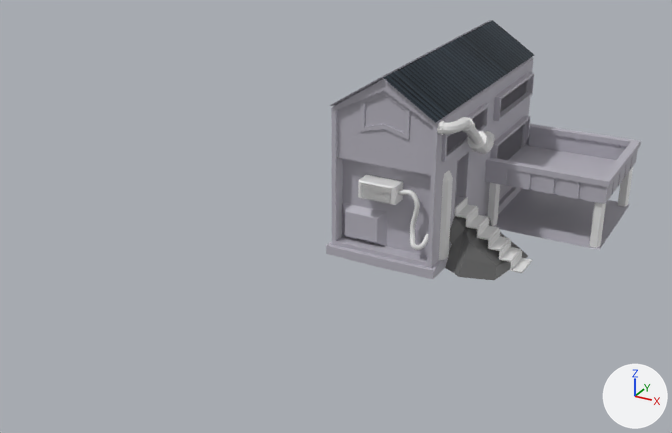
What one commit did to the Blender file Maison.blend.
The view is the same before and after, from a camera (50 mm lens) standing at (48.2, -63.7, 44.5) and looking at (6.4, 12.2, 6.5). Every picture has the same lights, and +X, +Y and +Z are marked at lower right.

Objects in the first picture: 'BezierCurve', 'BezierCurve.001', 'Cube', 'Cube.001', 'Cube.002', 'Cube.003', 'Escalier', 'Maison', 'Piliers'.
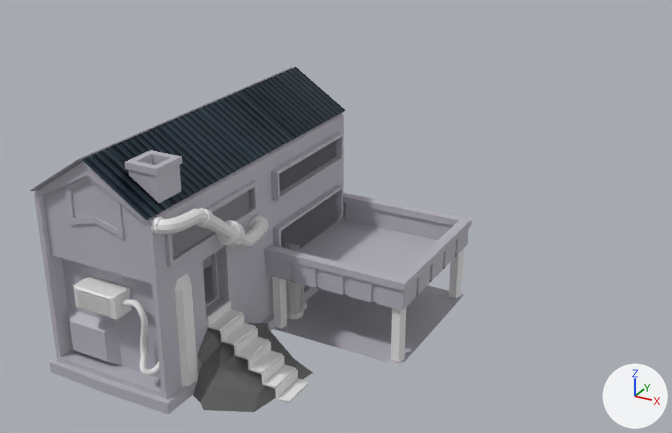
Diff of the bpy script that builds the scene:
```diff
--- a/Maison.blend.py
+++ b/Maison.blend.py
@@ me_cube_002 @@
-me_cube_002.from_pydata(...)  # 598 vertices, 525 faces; spans x -6.6..20.0, y -15.6..15.6, z -1.0..19.8
+me_cube_002.from_pydata(...)  # 626 vertices, 551 faces; spans x -6.6..20.0, y -15.6..15.6, z -1.0..19.8
+# me_cube_002 part 1: a new loose piece of 28 vertices spanning x 2.4..5.5, y -13.4..-10.3, z 15.9..19.3, in mat_mur (grey #b7b4be)
 me_cube_002.materials.append(mat_mur)
@@ me_plane @@
 me_plane.from_pydata(...)  # 12 vertices, 10 faces; spans x 0.03..1.36, y -1.71..1.67, z -3.62..-2.62
+# me_plane part 2: the loose piece of 12 vertices spanning x 0.03..1.36, y -1.71..1.67, z -3.62..-2.62 is copied, and the copy is moved by (1.33, 0.0, -1.0); it spans x 1.36..2.69, y -1.71..1.67, z -4.62..-3.62
+# me_plane part 3: the loose piece of 12 vertices spanning x 0.03..1.36, y -1.71..1.67, z -3.62..-2.62 is copied, and the copy is moved by (2.66, 0.0, -1.99); it spans x 2.69..4.01, y -1.71..1.67, z -5.62..-4.62
+# me_plane part 4: the loose piece of 12 vertices spanning x 0.03..1.36, y -1.71..1.67, z -3.62..-2.62 is copied, and the copy is moved by (3.99, 0.0, -2.99); it spans x 4.01..5.34, y -1.71..1.67, z -6.61..-5.62
+# me_plane part 5: the loose piece of 12 vertices spanning x 0.03..1.36, y -1.71..1.67, z -3.62..-2.62 is copied, and the copy is moved by (5.31, 0.0, -3.99); it spans x 5.34..6.67, y -1.71..1.67, z -7.61..-6.61
+# me_plane part 6: the loose piece of 12 vertices spanning x 0.03..1.36, y -1.71..1.67, z -3.62..-2.62 is copied, and the copy is moved by (6.64, 0.0, -4.99); it spans x 6.67..8.0, y -1.71..1.67, z -8.61..-7.61
 me_plane.materials.append(mat_wood)
@@ ob_maison @@
 ob_maison = bpy.data.objects.new('Maison', me_cube_002)
-ob_maison.location = (8.99, 32.47, 0.4)
+ob_maison.location = (-0.15, 0.07, 0.66)
@@ ob_escalier @@
 ob_escalier = bpy.data.objects.new('Escalier', me_plane)
-ob_escalier.location = (14.92, 24.97, 7.74)
-_m = ob_escalier.modifiers.new('Array', 'ARRAY')
-_m.count = 6
-_m.constant_offset_displace = (0.0, 0.0, 0.0)
-_m.relative_offset_displace = (1.0, 0.0, -1.0)
+ob_escalier.location = (5.78, -7.43, 8.0)
@@ ob_piliers @@
 ob_piliers = bpy.data.objects.new('Piliers', me_cylinder)
-ob_piliers.location = (27.98, 33.35, 0.44)
+ob_piliers.location = (18.85, 0.95, 0.7)
@@ ob_beziercurve @@
 ob_beziercurve = bpy.data.objects.new('BezierCurve', me_beziercurve)
-ob_beziercurve.location = (14.92, 18.17, 15.51)
+ob_beziercurve.location = (5.78, -14.23, 15.77)
@@ ob_cube @@
 ob_cube = bpy.data.objects.new('Cube', me_cube)
-ob_cube.location = (8.56, 18.02, 7.78)
+ob_cube.location = (-0.57, -14.38, 8.04)
 ob_cube.scale = (2.14, 1.0, 1.0)
@@ ob_beziercurve_001 @@
 ob_beziercurve_001 = bpy.data.objects.new('BezierCurve.001', me_beziercurve_001)
-ob_beziercurve_001.location = (10.71, 18.11, 7.85)
+ob_beziercurve_001.location = (1.57, -14.3, 8.11)
@@ ob_cube_001 @@
 ob_cube_001 = bpy.data.objects.new('Cube.001', me_cube_001)
-ob_cube_001.location = (6.77, 17.1, 8.4)
+ob_cube_001.location = (-2.36, -15.3, 8.66)
 _m = ob_cube_001.modifiers.new('Array', 'ARRAY')
@@ ob_cube_002 @@
 ob_cube_002 = bpy.data.objects.new('Cube.002', me_cube_004)
-ob_cube_002.location = (17.44, 24.09, 0.97)
+ob_cube_002.location = (8.31, -8.31, 1.23)
 ob_cube_002.scale = (0.804, 0.804, 0.804)
@@ ob_cube_003 @@
 ob_cube_003 = bpy.data.objects.new('Cube.003', me_cube_005)
-ob_cube_003.location = (14.96, 20.5, 0.43)
+ob_cube_003.location = (5.83, -11.9, 0.69)
@@ ob_beziercurve_004 @@
+ob_beziercurve_004 = bpy.data.objects.new('BezierCurve.004', me_beziercurve_004)  # 648 vertices, 624 faces; spans x -9.2..-3.0, y 7.4..11.0, z -1.1..16.1
+ob_beziercurve_004.location = (6.71, 7.09, -0.34)
@@ ob_beziercurve_003 @@
+ob_beziercurve_003 = bpy.data.objects.new('BezierCurve.003', me_beziercurve_002)  # 470 vertices, 440 faces; spans x -0.18..1.9, y -0.99..8.51, z -0.59..4.43
+ob_beziercurve_003.location = (5.8, 3.28, -0.14)
+ob_beziercurve_003.scale = (1.0, 1.0, 1.19)
@@ ob_beziercurve_002 @@
+ob_beziercurve_002 = bpy.data.objects.new('BezierCurve.002', me_beziercurve_003)  # 470 vertices, 440 faces; spans x 0.3..1.42, y -0.53..8.06, z -0.59..4.43
+ob_beziercurve_002.location = (5.8, 4.87, -0.76)
+ob_beziercurve_002.scale = (1.0, 1.0, 1.35)
```

What differs and where, as boxes [x1, y1, x2, y2] in the pictures (672 x 433 px):
'Maison', reshaped, moved (40% wider, 34% taller)
    before: [326, 20, 641, 279]
    after: [30, 67, 472, 414]
'Cube.002', moved
    before: [445, 216, 528, 280]
    after: [193, 323, 313, 412]
'Escalier', reshaped, moved, modifiers changed (33% wider, 35% taller)
    before: [455, 197, 532, 273]
    after: [207, 300, 310, 403]
'BezierCurve', moved
    before: [437, 117, 495, 154]
    after: [151, 208, 269, 248]
'Piliers', moved
    before: [488, 167, 633, 248]
    after: [273, 249, 464, 363]
'Cube.003', moved
    before: [439, 170, 453, 260]
    after: [174, 274, 198, 387]
'Cube', moved
    before: [358, 174, 403, 205]
    after: [73, 276, 132, 320]
'BezierCurve.001', moved
    before: [398, 190, 428, 250]
    after: [121, 299, 160, 376]
'Cube.001', moved
    before: [361, 184, 392, 203]
    after: [76, 290, 111, 316]
'BezierCurve.003', added
    after: [286, 280, 304, 319]
'BezierCurve.002', added
    after: [301, 284, 307, 310]
'BezierCurve.004', added
    after: [285, 242, 300, 251]
part 1 of me_cube_002, added
    after: [125, 150, 182, 203]
part 2 of me_plane, added
    after: [220, 314, 256, 345]
part 3 of me_plane, added
    after: [234, 328, 269, 360]
part 4 of me_plane, added
    after: [248, 342, 283, 374]
part 5 of me_plane, added
    after: [262, 356, 296, 389]
part 6 of me_plane, added
    after: [275, 370, 310, 403]
